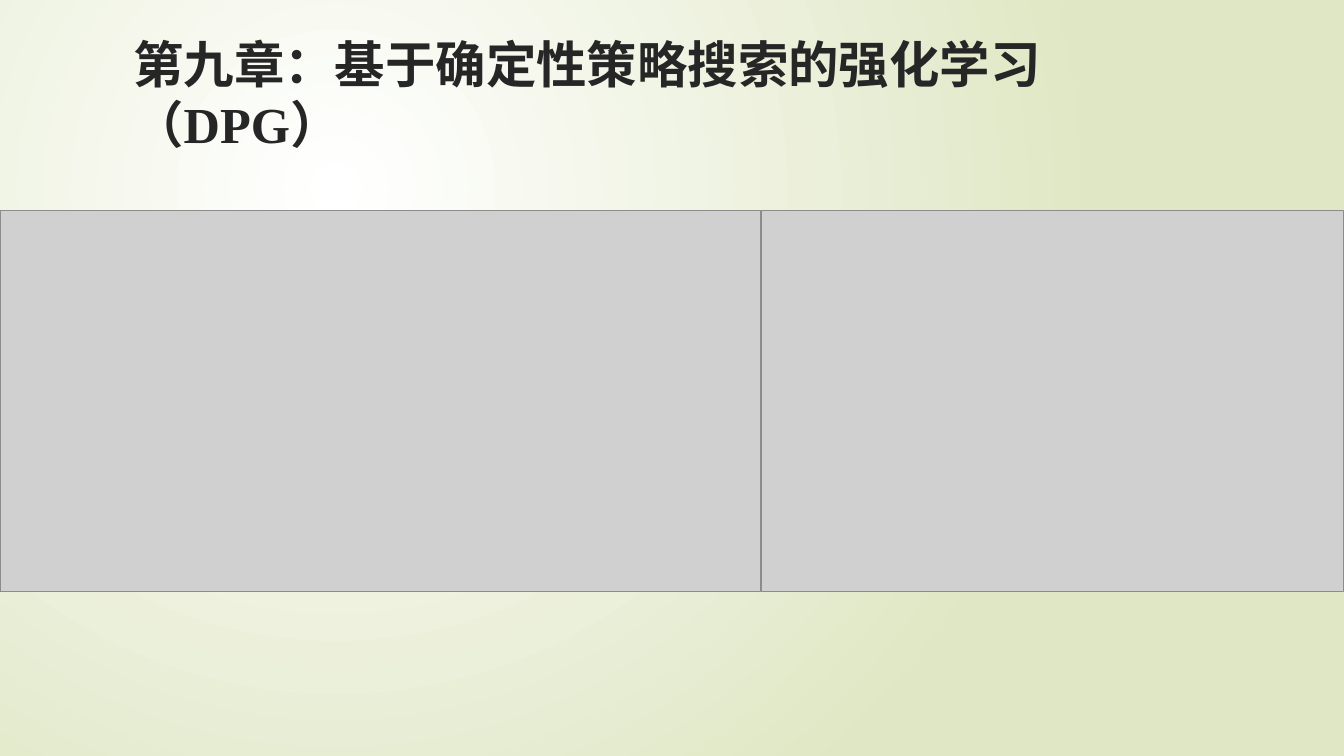
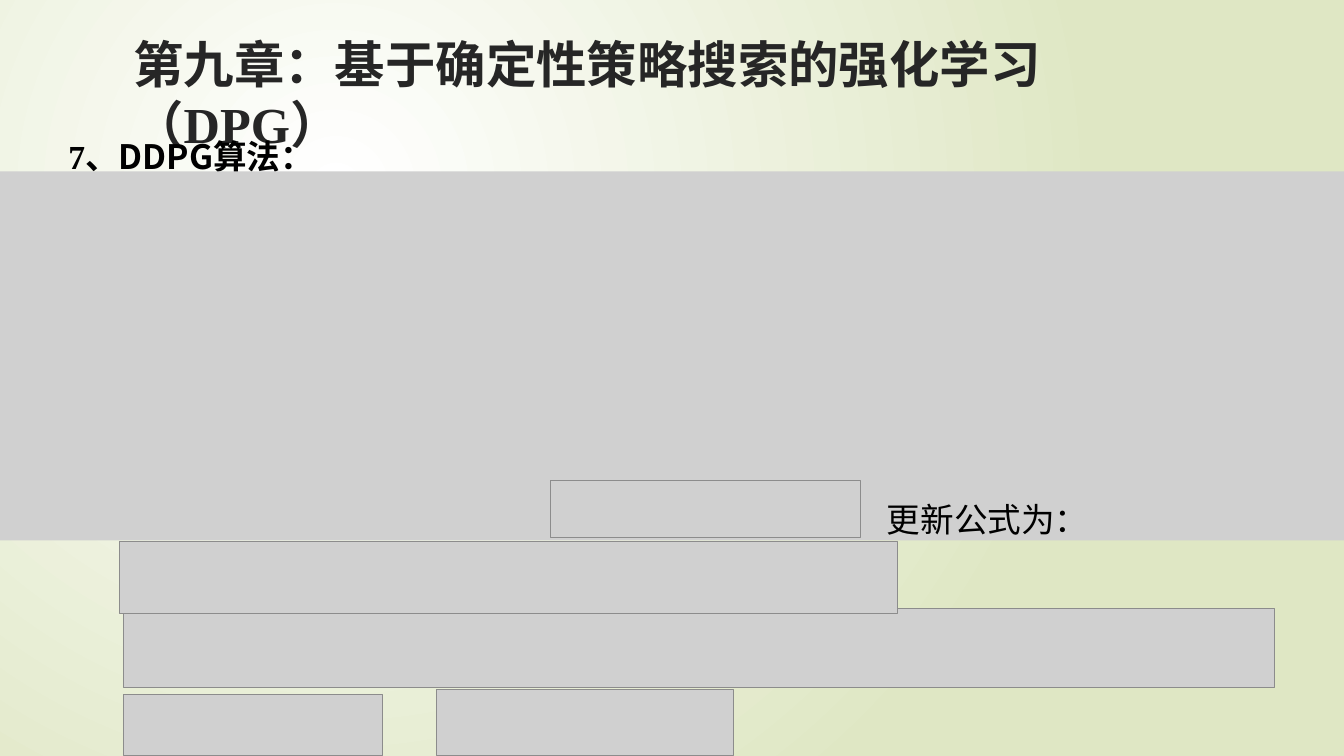
Before and after one commit to zgqzhangguoqi/RL-Flies, a slide deck: slide 55 of 强化学习PPT/强化学习原理入门(4~9章).pptx (slide 50 before the commit). Drawn at 1344x756 pixels with LibreOffice and Linux fonts; fonts in the diff are those of the drawing; grey boxes stand for pictures. Boxes give left, top, right and bottom in pixels: in the first picture for what was removed or moved away, otherwise in the second. Text is boxed around its words. In the diff, an @@ line names an element or a change of style, - is before the commit and + after.

```diff
--- a/强化学习PPT/强化学习原理入门(4~9章).pptx
+++ b/强化学习PPT/强化学习原理入门(4~9章).pptx
@@ text added at bbox=[68, 143, 314, 172], 24 pt, text #000000, bold @@
+7、DDPG算法：
@@ picture added at bbox=[0, 171, 1344, 540] @@
@@ picture removed at bbox=[0, 211, 760, 592] @@
@@ picture removed at bbox=[762, 211, 1344, 592] @@
@@ picture added at bbox=[551, 480, 861, 537] @@
@@ text added at bbox=[887, 504, 1089, 542], 24 pt, text #000000 @@
+更新公式为：
@@ picture added at bbox=[119, 541, 897, 613] @@
@@ picture added at bbox=[123, 609, 1274, 688] @@
@@ picture added at bbox=[123, 695, 382, 756] @@
@@ picture added at bbox=[437, 690, 733, 756] @@
```
Also in this commit, not shown: 6 other slides changed, 4 slides added, 1 slide removed.
